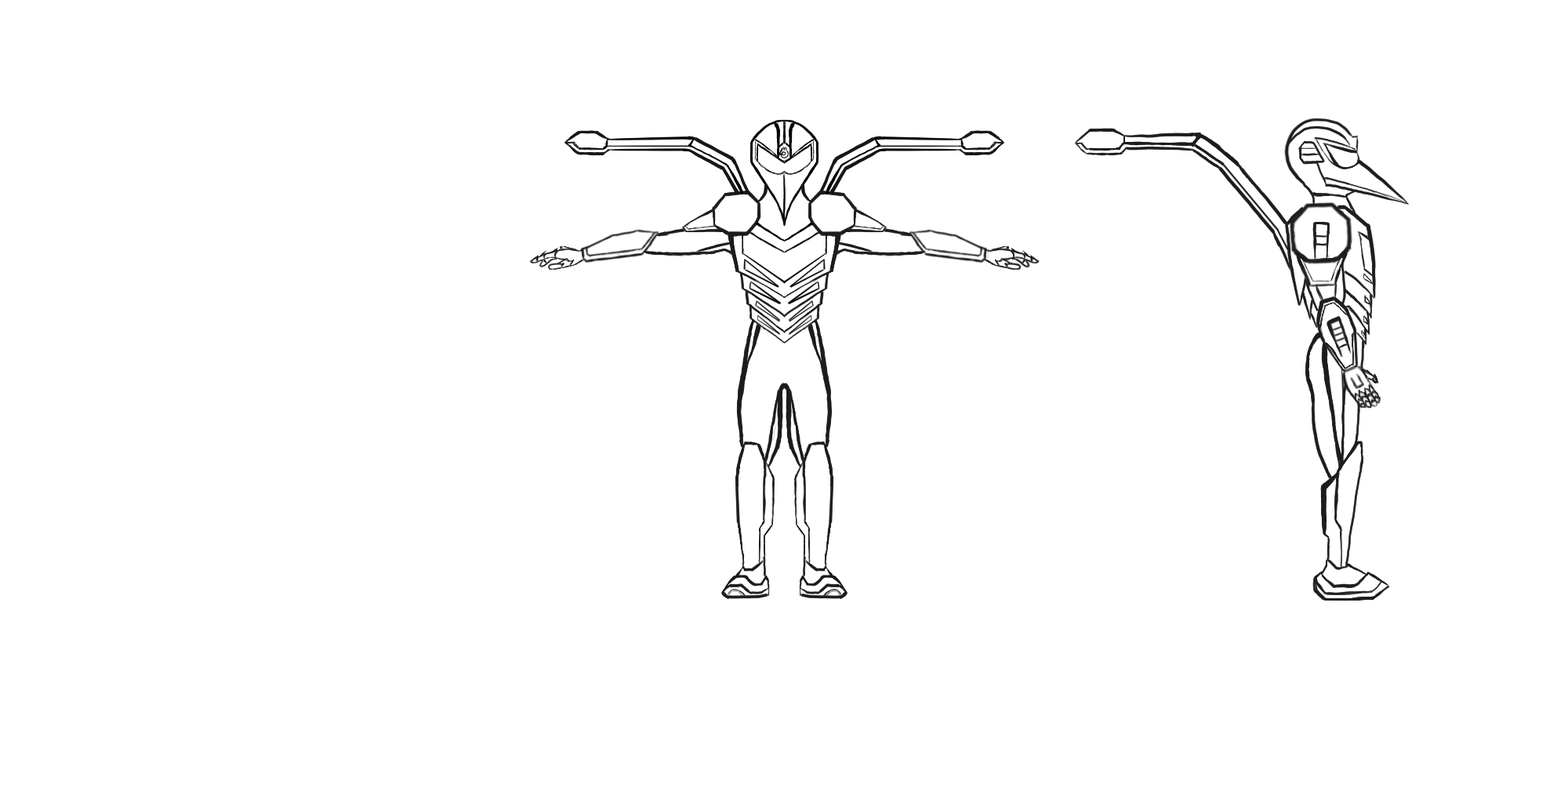
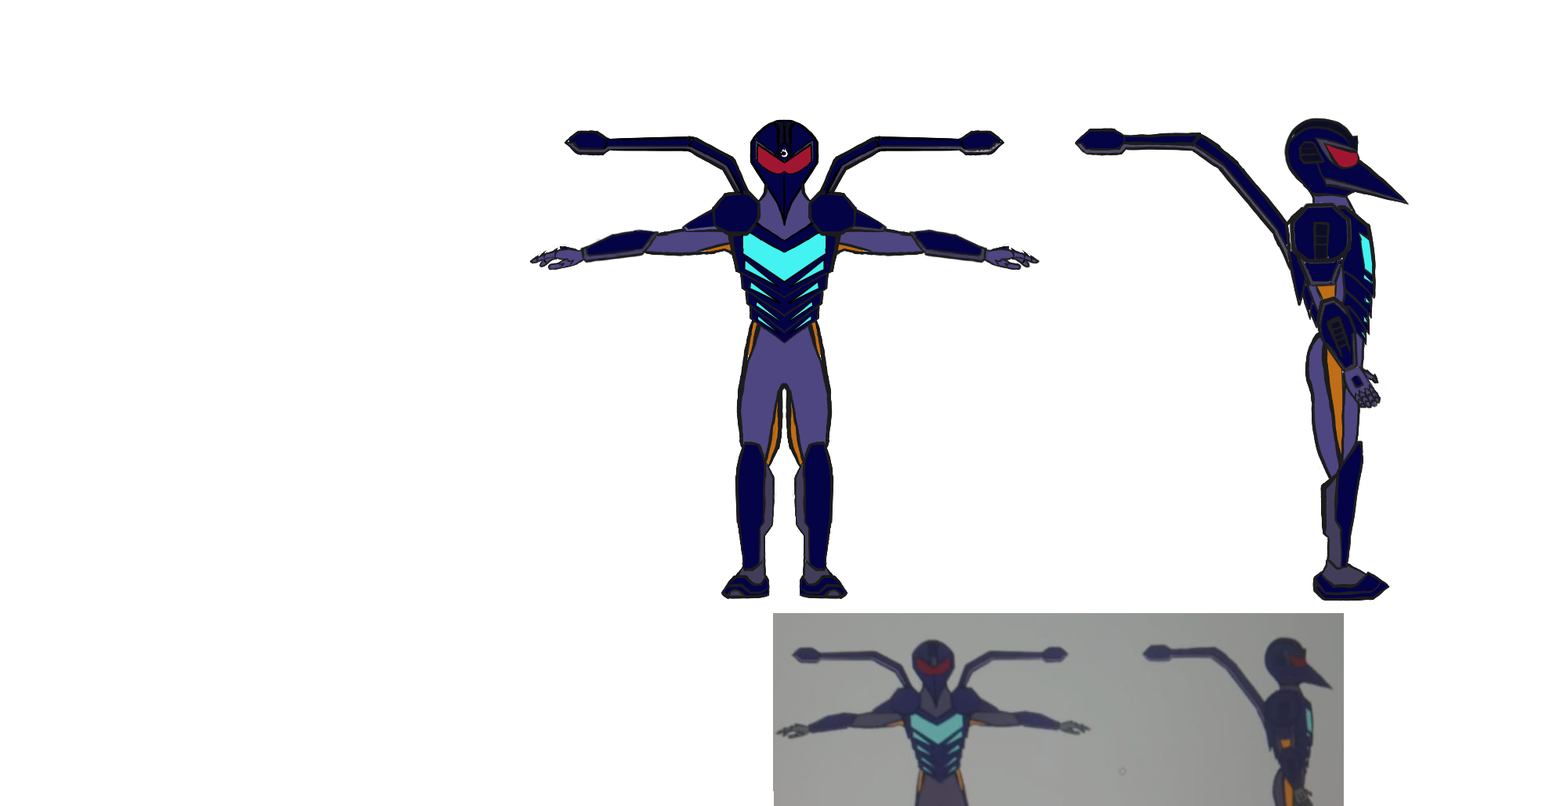
Two versions of the same layered image (1568x806). Layer-by-layer changes:
added layer "Paint Layer 7 (pasted)" above "lineart" over [752, 551, 1391, 806]
painted on "lineart" over [529, 117, 1410, 753]
added layer "Copy of lineart" above "side Merged" over [529, 117, 1410, 753]